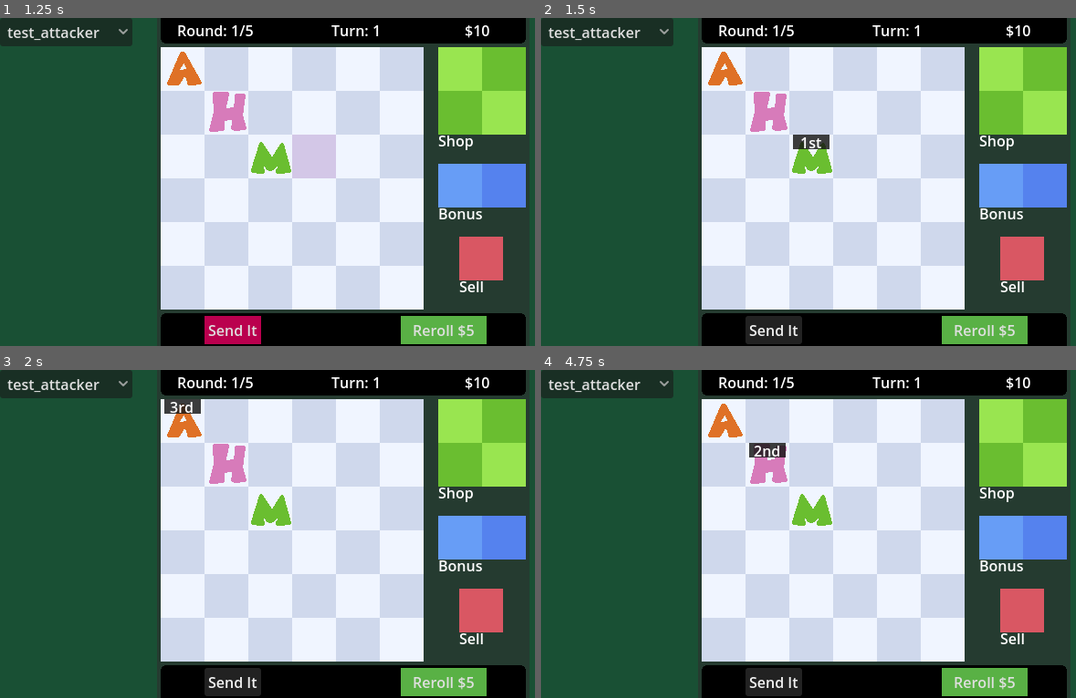
Above: before the commit, frames 1-4 (two rows, left to right).
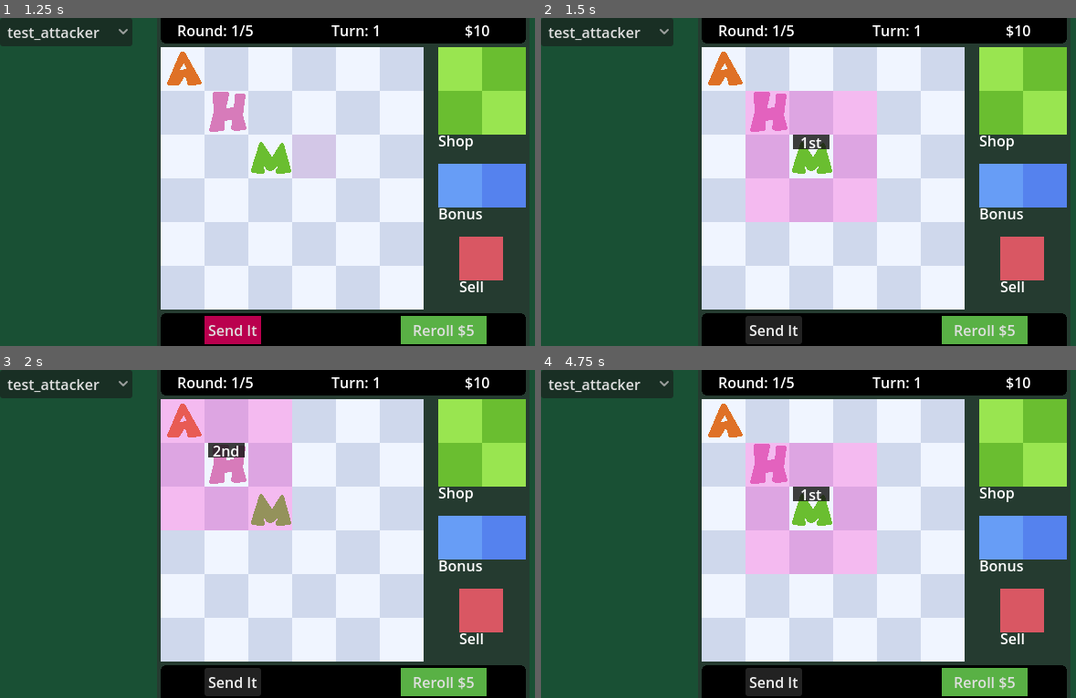
Above: after the commit, the same moments.

Repository: sinoftheta/chess2
Game: Godot game, scene res://main/main.tscn
The game is run twice, just before and just after one commit, with the same random seed, the same clock (stepped at 60 frames per second) and the same inputs.
Inputs (mouse positions are in pixels of both pictures, inside the frame that each line leads up to):
- Up to frame 1 (1.25 s): click "play" at 0.5 s
- Up to frame 2 (1.5 s): click "Send It" at 1.25 s
- Up to frame 3 (2 s): no input
- Up to frame 4 (4.75 s): click "Reroll $5" at 2 s; click (722, 422) at 2.77 s; click "test_attacker" at 3.5 s; click "Send It" at 4.25 s

Frame 1 is identical in both runs. In frame 2, 8.7% of the frame differs, in the area x 38-63%, y 22-63%; in frame 3, 9.0%, in the area x 30-55%, y 8-49%; in frame 4, 9.0%.

Commit message:
I'm COOKING now

Diff:
--- a/aoe_preview/aoe_preview.gd
+++ b/aoe_preview/aoe_preview.gd
@@ -1,28 +1,50 @@
 extends Node2D
 
-var unit:Unit
+## the AOE preview has two modes of operation
+## one when an animation is animating, and one when not
+
+var focused_unit:Unit
 func _ready() -> void:
 	SignalBus.tooltip_try_open.connect(_on_tooltip_try_open)
 	SignalBus.tooltip_closed.connect(_on_tooltip_closed)
 	SignalBus.logical_mouse_location_updated.connect(_on_logical_mouse_position_updated)
+
+	SignalBus.animating_state_updated.connect(_on_animating_state_updated)
+	SignalBus.animate_unit_aoe.connect(_on_animate_unit_aoe)
 	visible = false
 
-func _on_tooltip_try_open(focused_unit:Unit) -> void:
-	unit = focused_unit
+#region standby behavior
+func _on_tooltip_try_open(_focused_unit:Unit) -> void:
+	if GameLogic.animating: return
+	focused_unit = _focused_unit
 	visible = true
 
-
 func _on_tooltip_closed() -> void:
-	unit = null
+	if GameLogic.animating: return
+	focused_unit = null
 	visible = false
 
 func _on_logical_mouse_position_updated(board_id:Constants.BoardID, coord:Vector2i, in_bounds:bool) -> void:
-	if not unit:
-		return
-	#print("board: ", board, " coord: ", coord, " in_bounds: ", in_bounds)
+	if GameLogic.animating: return
+	if not focused_unit: return
+	show_aoe(focused_unit, board_id, coord)
+
+#endregion
+
+#region animating behavior
+func _on_animating_state_updated(animating:bool) -> void:
+	if not animating:
+		visible = false
+
+func _on_animate_unit_aoe(unit:Unit) -> void:
+	assert(GameLogic.animating)
+	visible = true
+	show_aoe(unit, (unit.get_parent() as Board).id, unit.logical_position)
+#endregion
+
+func show_aoe(unit:Unit, board_id:Constants.BoardID, coord:Vector2i) -> void:
 	var board_node:Board = GameLogic.boards[board_id]
 	position = board_node.position
-
 
 	var data:UnitData = Constants.unit_data[unit.id]
 	var aoe:Array[Vector2i] = data.aoe
--- a/core/constants.gd
+++ b/core/constants.gd
@@ -1,4 +1,5 @@
 extends Node
+const UNIT_EVALUATION_TIME:float = 0.5
 
 const GRID_SIZE:float = 48
 const CENTER:Vector2i     = Vector2i.ZERO
--- a/core/game_logic.gd
+++ b/core/game_logic.gd
@@ -10,7 +10,7 @@
 	SignalBus.reroll_button_pressed.connect(_on_reroll_button_pressed)
 
 func _on_start_game() -> void:
-	executing = false
+	animating = false
 	for board:Board in boards.values():
 		for unit:Unit in board.get_children():
 			board.remove_child(unit)
@@ -77,7 +77,13 @@
 #endregion
 
 #region Animation
-var executing:bool
+var tween:Tween
+var animating:bool:
+	set(value):
+		var prev:bool = animating
+		animating = value
+		if value != prev:
+			SignalBus.animating_state_updated.emit(value)
 #endregion
 
 #region Run State
@@ -133,13 +139,16 @@
 
 
 func _on_play_button_pressed() -> void:
-	if executing:return
-	executing = true
+	if animating:return
+	if tween: tween.kill()
+	animating = true
+	var units_evaluated :int = 0
 
 	for unit:Unit in play_board.get_children():
 		unit.stat = 1.0
 
-	var units_evaluated:int = 0
+	#var targets_affected:int = 0
+
 	## evaluate each tile on the board
 	for eval_coord:Vector2i in Util.board_evaluation_order(6):
 		var unit:Unit = unit_at(eval_coord, Constants.BoardID.play)
@@ -153,12 +162,15 @@
 
 		## evaluate each coord in the units AoE
 		## so these are supposed to happen in parallel
+		var aoe_contains_target:bool = false
 		for aoe_coord:Vector2i in data.aoe:
 			var affected_coord:Vector2i = aoe_coord
 			if not data.aoe_is_absolute:
 				affected_coord += unit.logical_position
 
 			var affected_unit:Unit = unit_at(affected_coord, Constants.BoardID.play)
+			if not affected_unit:continue
+			aoe_contains_target = true
 			match data.type:
 				Constants.UnitType.attacker:
 					pass
@@ -168,17 +180,22 @@
 					pass
 				Constants.UnitType.boss:
 					pass
+		#if aoe_contains_target: units_evaluated += 1
 		units_evaluated += 1
 
-	executing = false
+
+	tween = create_tween()
+	tween.tween_callback(func () -> void: animating = false)\
+	.set_delay(units_evaluated * Constants.UNIT_EVALUATION_TIME)
+
 func _on_reroll_button_pressed() -> void:
-	if executing:return
+	if animating:return
 
 	if money < reroll_price:
 		#SignalBus.cant_afford_reroll.emit()
 		return
-	executing = true
-	executing = false
+	animating = true
+	animating = false
 
 
 #endregion
--- a/core/signal_bus.gd
+++ b/core/signal_bus.gd
@@ -16,6 +16,8 @@
 signal round_changed(round:int)
 signal reroll_price_changed(price:int)
 signal game_started()
+
+signal animating_state_updated(animating:bool)
 #endregion
 
 #region tooltip
@@ -26,6 +28,15 @@
 signal logical_mouse_location_updated(board:Constants.BoardID, coord:Vector2i, in_bounds:bool)
 #endregion
 
+#region animations
+signal animate_unit_aoe(unit:Unit)
+#animate money change
+#animate turn change
+#animate round change
+#animate stats modal
+#animate run end modal
+#endregion
+
 #region application
 signal menu_updated(menu:Constants.Menu)
 #endregion
--- a/tooltip/tooltip.tscn
+++ b/tooltip/tooltip.tscn
@@ -13,4 +13,5 @@
 offset_top = 3.0
 offset_right = 196.0
 offset_bottom = 357.0
+mouse_filter = 2
 color = Color(0.97243, 0.524626, 0.755248, 1)
--- a/unit/unit.gd
+++ b/unit/unit.gd
@@ -70,19 +70,22 @@
 var tween:Tween
 func animate_test(units_evaluated:int) -> void:
 	%OrdinalValue.text = Util.int_ordinal_suffix(units_evaluated + 1)
-	const t:float = 0.25
 	if tween: tween.kill()
 	tween = create_tween().set_parallel(true)
-	tween.tween_property(%Sprite, "scale", Vector2.ONE, t)\
+	tween.tween_property(%Sprite, "scale", Vector2.ONE, Constants.UNIT_EVALUATION_TIME * 0.75)\
 	.from(Vector2(0.5,2.0))\
 	.set_ease(Tween.EASE_OUT)\
 	.set_trans(Tween.TRANS_ELASTIC)\
-	.set_delay(units_evaluated * t)
+	.set_delay(units_evaluated * Constants.UNIT_EVALUATION_TIME)
 
 	tween.tween_property(%OrdinalCard, "modulate:a", 1.0, 0.0)\
-	.from(0.0).set_delay(units_evaluated * t)
+	.from(0.0).set_delay(units_evaluated * Constants.UNIT_EVALUATION_TIME)
 	tween.tween_property(%OrdinalCard, "modulate:a", 0.0, 0.0)\
-	.from(1.0).set_delay((units_evaluated + 1) * t)
+	.from(1.0).set_delay((units_evaluated + 1) * Constants.UNIT_EVALUATION_TIME)
+
+
+	tween.tween_callback(func () -> void: SignalBus.animate_unit_aoe.emit(self))\
+	.set_delay(units_evaluated * Constants.UNIT_EVALUATION_TIME)
 
 func animate_attacking(units_evaluated:int) -> void:
 	pass
--- a/unit/unit.tscn
+++ b/unit/unit.tscn
@@ -34,6 +34,7 @@
 offset_top = -24.0
 offset_right = 20.0
 offset_bottom = -8.0
+mouse_filter = 2
 color = Color(0.0823529, 0.0823529, 0.0823529, 0.827451)
 
 [node name="OrdinalValue" type="Label" parent="DragMotionTX/CursorTX/OrdinalCard"]
